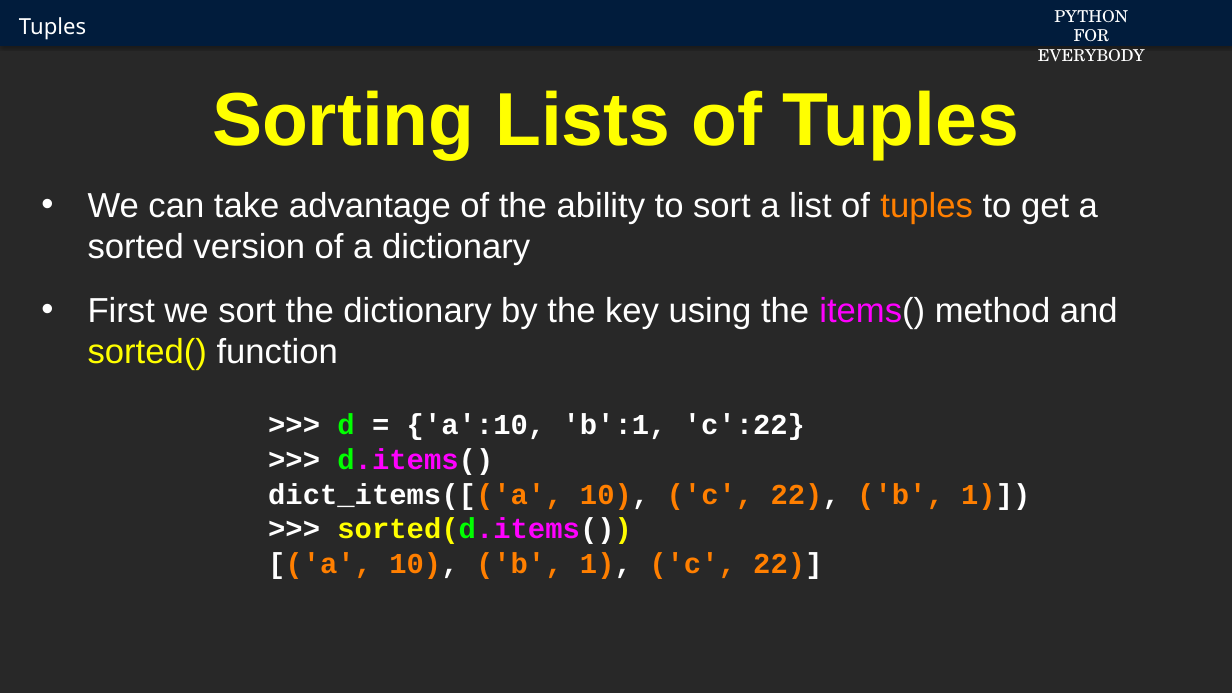
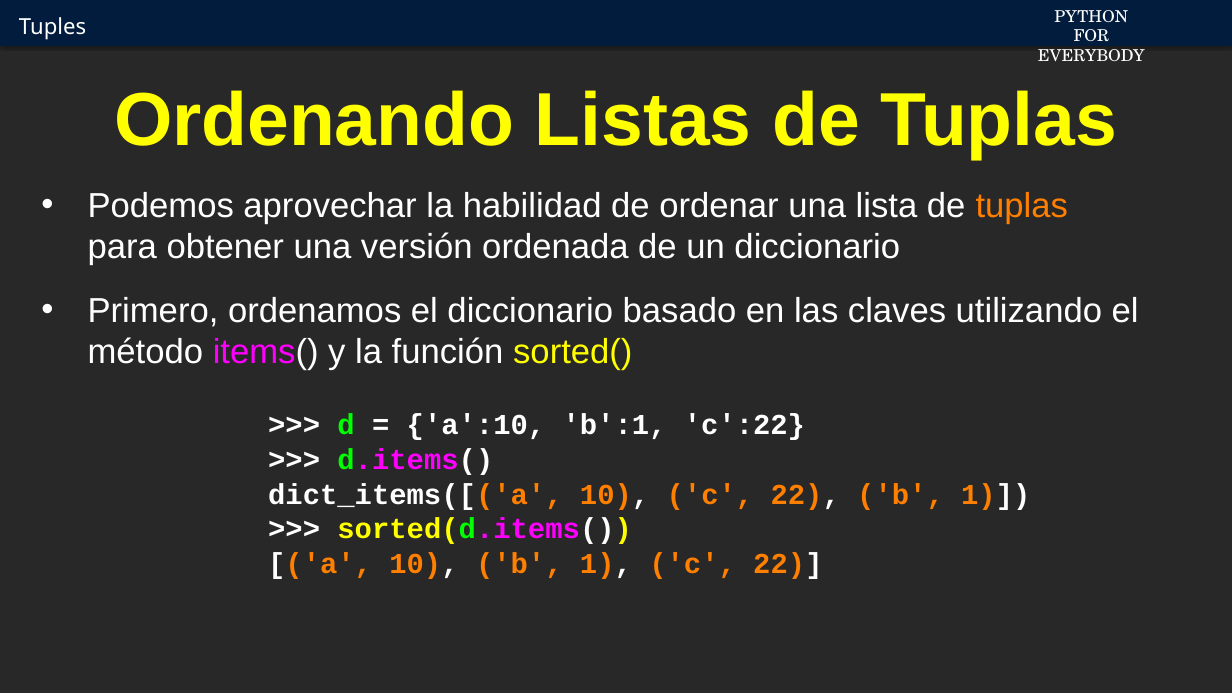
Before and after one commit to csev/py4e, a slide deck: slide 10 of ai/10.1.pptx. Drawn at 1232x693 pixels with LibreOffice and Linux fonts; fonts in the diff are those of the drawing; background and template pictures are left out. Boxes give left, top, right and bottom in pixels: in the first picture for what was removed or moved away, otherwise in the second. Text is boxed around its words. In the diff, an @@ line names an element or a change of style, - is before the commit and + after.

```diff
--- a/ai/10.1.pptx
+++ b/ai/10.1.pptx
@@ title at (114,90,1117,160): text changed @@
-Sorting Lists of Tuples
+Ordenando Listas de Tuplas
@@ text at (88,192,1139,370): text changed @@
-• We can take advantage of the ability to sort a list of tuples to get a sorted version of a dictionary
-• First we sort the dictionary by the key using the items() method and sorted() function
+• Podemos aprovechar la habilidad de ordenar una lista de tuplas para obtener una versión ordenada de un diccionario
+• Primero, ordenamos el diccionario basado en las claves utilizando el método items() y la función sorted()
```
Also in this commit, not shown: 13 other slides changed, 2 slides added, 2 slides removed.
